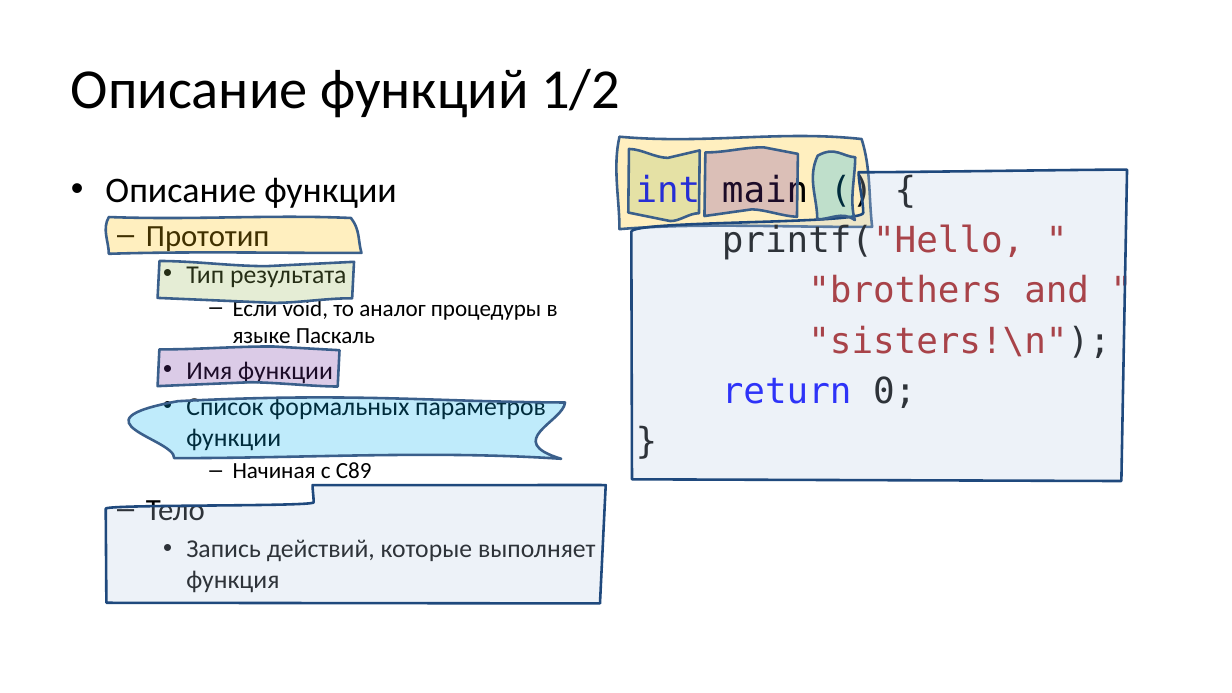
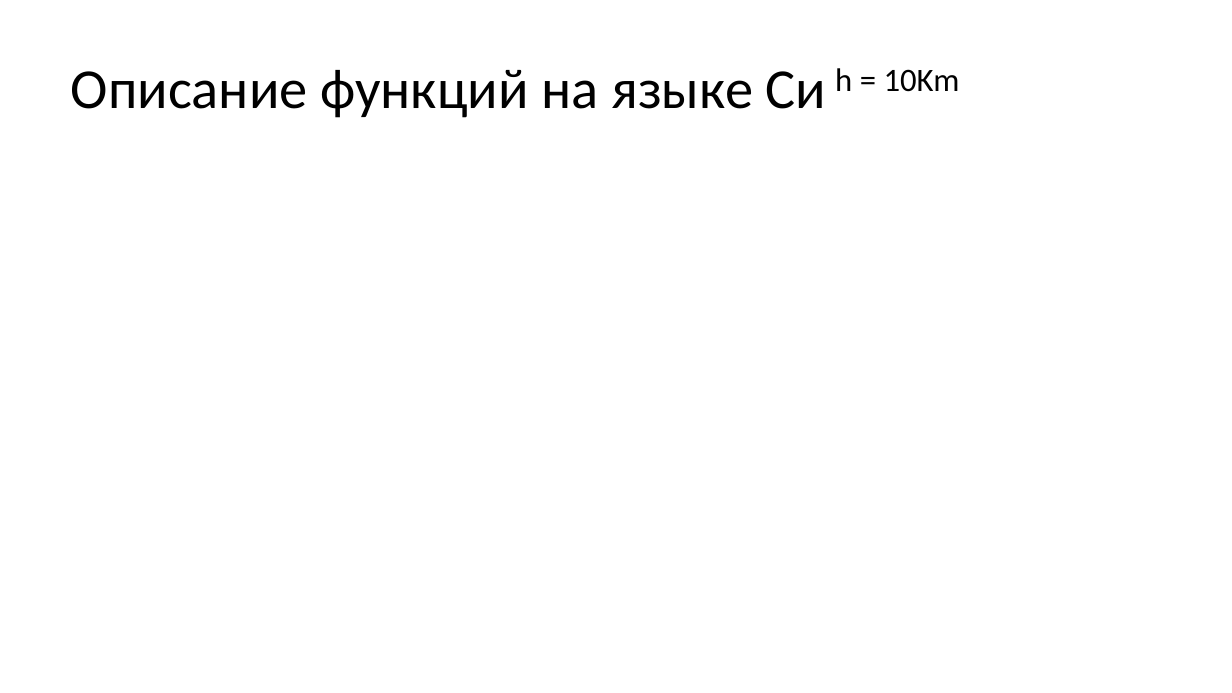
Before and after one commit to Evgueni-Petrov-aka-espetrov/Algorithms-and-Programming-in-C-pptx, a slide deck: slide 43 of 05 Функции.pptx (slide 12 before the commit). Drawn at 1232x693 pixels with LibreOffice and Linux fonts; fonts in the diff are those of the drawing. Boxes give left, top, right and bottom in pixels: in the first picture for what was removed or moved away, otherwise in the second. Text is boxed around its words. In the diff, an @@ line names an element or a change of style, - is before the commit and + after.

```diff
--- a/05 Функции.pptx
+++ b/05 Функции.pptx
@@ title at (71,68,960,118): text changed @@
-Описание функций 1/2
+Описание функций на языке Си h = 10Km
@@ freeform shape removed at (616,136,872,229) @@
@@ freeform shape removed at (628,149,700,221) @@
@@ freeform shape removed at (704,147,798,216) @@
@@ text removed at (105,177,596,593) @@
-• Описание функции
-  – Прототип
-    • Тип результата
-      – Если void, то аналог процедуры в языке Паскаль
-    • Имя функции
-    • Список формальных параметров функции
-      – Начиная с С89
-  – Тело
-    • Запись действий, которые выполняет функция
@@ freeform shape removed at (631,170,1127,482) @@
@@ text removed at (636,173,1110,408) @@
-int main () {
-printf("Hello, "
-"brothers and "
-"sisters!\n");
-return 0;
-}
@@ freeform shape removed at (813,152,856,220) @@
@@ freeform shape removed at (105,217,361,254) @@
@@ freeform shape removed at (158,261,355,302) @@
@@ freeform shape removed at (158,347,340,386) @@
@@ freeform shape removed at (128,397,565,458) @@
@@ freeform shape removed at (105,485,605,604) @@
```
Also in this commit, not shown: 17 other slides changed, 81 slides added, 2 slides removed.
